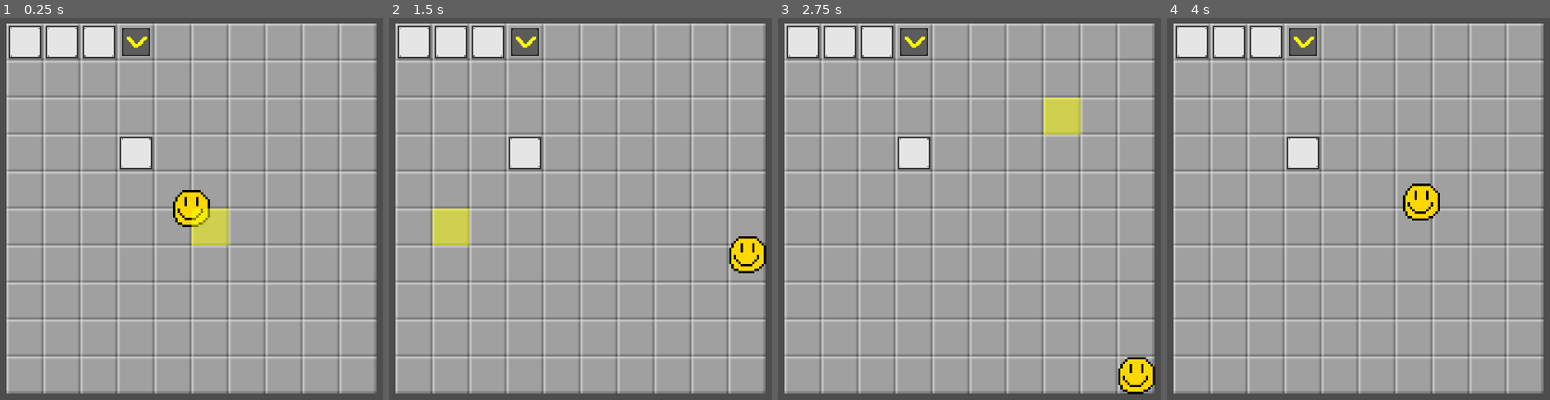
Above: before the commit, frames 1-4 (left to right).
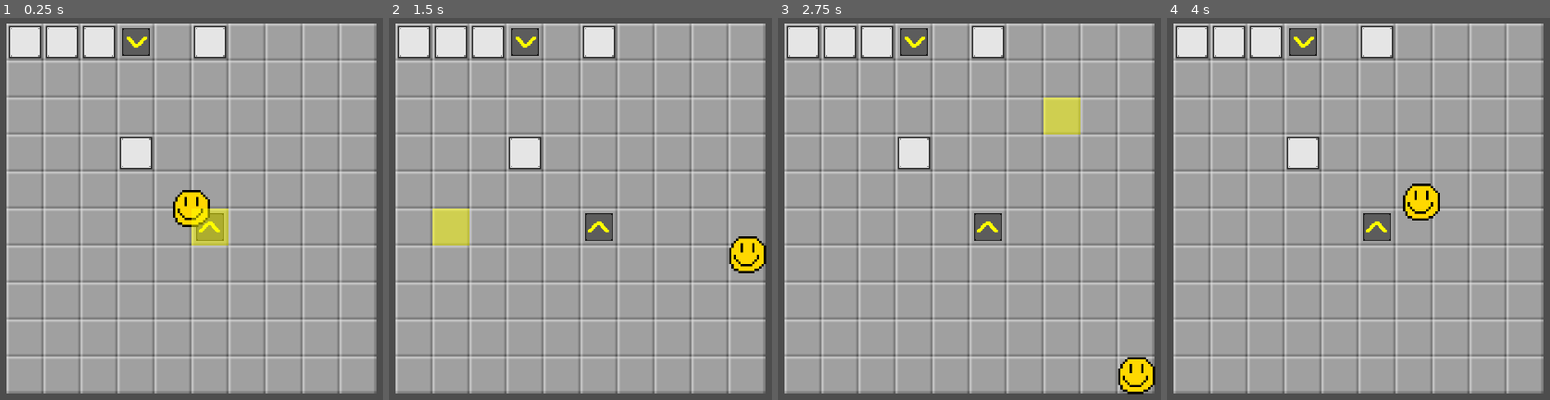
Above: after the commit, the same moments.

Repository: Stev51/gmtk-jam-2025
Game: Godot game, scene res://scenes/main.tscn
Same seed, same stepped clock (60 frames per second), same inputs: the game is played once before the commit and once after it.
Inputs (mouse positions are in pixels of both pictures, inside the frame that each line leads up to):
- Up to frame 1 (0.25 s): no input
- Up to frame 2 (1.5 s): tap Enter at 0.5 s; move the mouse to (745, 186) at 0.52 s; hold Right (ui_right) 0.53-1.28 s; click (745, 186) at 0.67 s; move the mouse to (431, 228) at 1.27 s; hold Down (ui_down) from 1.28 s (still down)
- Up to frame 3 (2.75 s): move the mouse to (1042, 117) at 2.02 s; release Down (ui_down) at 2.03 s; hold Right (ui_right) from 2.03 s (still down)
- Up to frame 4 (4 s): tap Space at 2.75 s; move the mouse to (1320, 293) at 2.77 s; release Right (ui_right) at 2.78 s; hold Up (ui_up) 2.78-3.53 s; click (1320, 293) at 2.92 s; move the mouse to (outside the picture) at 3.52 s; hold Left (ui_left) from 3.53 s (still down)

The runs differ from the first frame. In frame 1, 1.2% of the frame differs, in the area x 50-60%, y 1-59%; in frame 2, 1.3%; in frame 3, 1.3%; in frame 4, 1.3%.

Commit message:
Fix pushing tiles out of grid

Diff:
--- a/scripts/mechanism.gd
+++ b/scripts/mechanism.gd
@@ -23,9 +23,10 @@
 
 func push(dir: Util.Direction) -> bool:
 	var offset: Vector2i = Util.offset(Vector2i(x, y), dir)
-	var object: Mechanism = field.getForegroundVector(offset)
-	if object != null:
-		if (object.push(dir)):
+	var objectInWay: Mechanism = field.getForegroundVector(offset)
+	if offset.x < 0 || offset.x >= Field.GRID_WIDTH || offset.y < 0 || offset.y >= Field.GRID_WIDTH: return false
+	if objectInWay != null:
+		if (objectInWay.push(dir)):
 			field.setForegroundVector(offset, self)
 			field.setForegroundMechanism(self.x, self.y, null)
 			self.x = offset.x
--- a/scripts/world.gd
+++ b/scripts/world.gd
@@ -4,9 +4,11 @@
 var gameTime: int = 0
 var map: Array = Array()
 
+const GRID_WIDTH: int = 16
+const GRID_HEIGHT: int = 16
 const SCALE: int = 64
 const OFFSET: Vector2 = Vector2(SCALE / 2, SCALE / 2)
-func updateMechanisms():
+func updateMechanisms() -> void:
 	for x in map.size():
 		for y in map[x].size():
 			var object = map[x][y];
@@ -57,16 +59,22 @@
 	return setBackgroundMechanism(pos.x, pos.y, mech)
 
 func _ready():
-	map.resize(16)
-	for x in 16:
+	map.resize(GRID_WIDTH)
+	for x in GRID_WIDTH:
 		var column: Array = Array()
-		column.resize(16)
+		column.resize(GRID_HEIGHT)
 		map[x] = column
 	addMechanism(Box.new(self, 0, 0), FOREGROUND)
 	addMechanism(Pusher.new(self, 0, 0, Util.Direction.RIGHT), BACKGROUND)
 	addMechanism(Box.new(self, 1, 0), FOREGROUND)
 	addMechanism(Box.new(self, 2, 0), FOREGROUND)
 	addMechanism(Pusher.new(self, 3, 0, Util.Direction.DOWN), BACKGROUND)
+
+	addMechanism(Box.new(self, 5, 0), FOREGROUND)
+	addMechanism(Pusher.new(self, 5, 0, Util.Direction.UP), BACKGROUND)
+
+	addMechanism(Pusher.new(self, 5, 5, Util.Direction.UP), BACKGROUND)
+
 	drawMap();
 
 	$MechanismClock.start()
